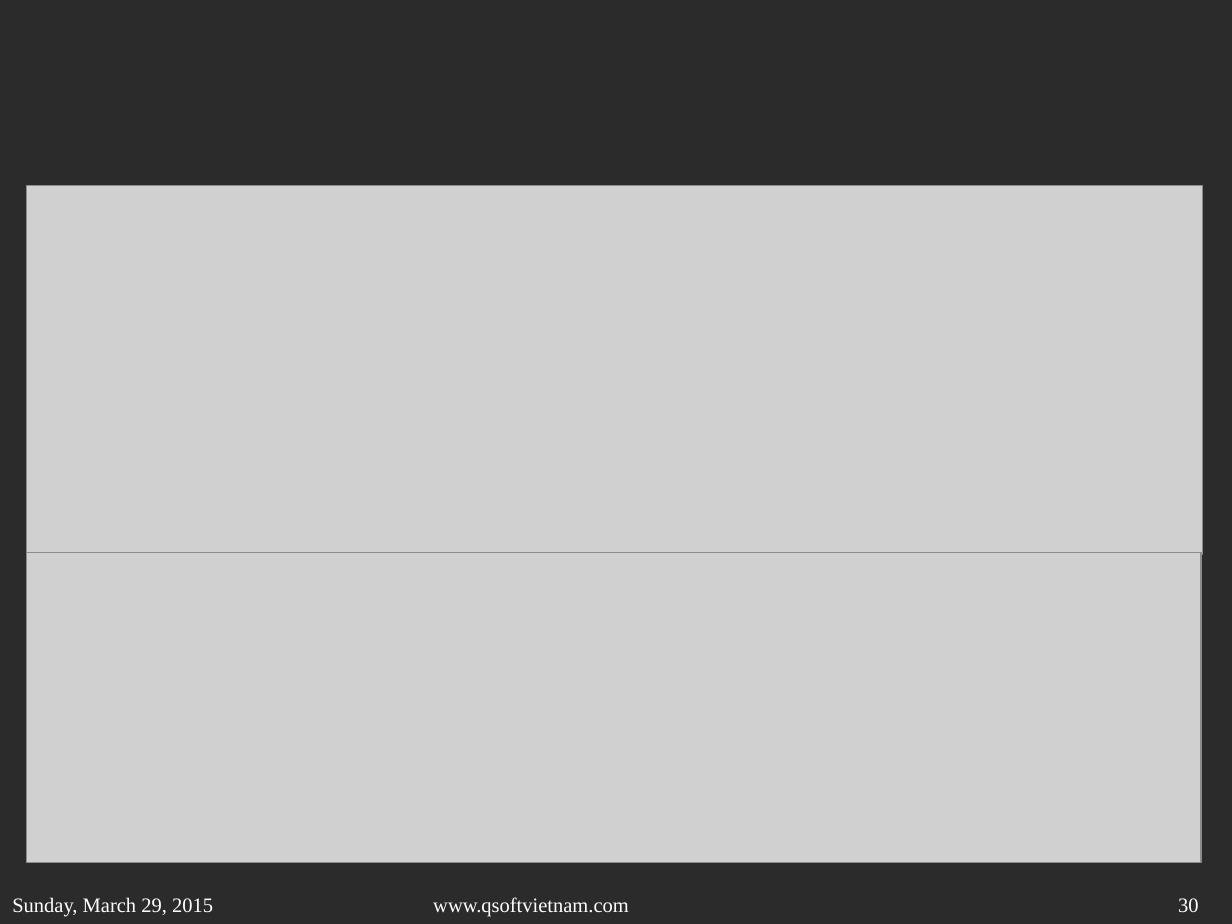
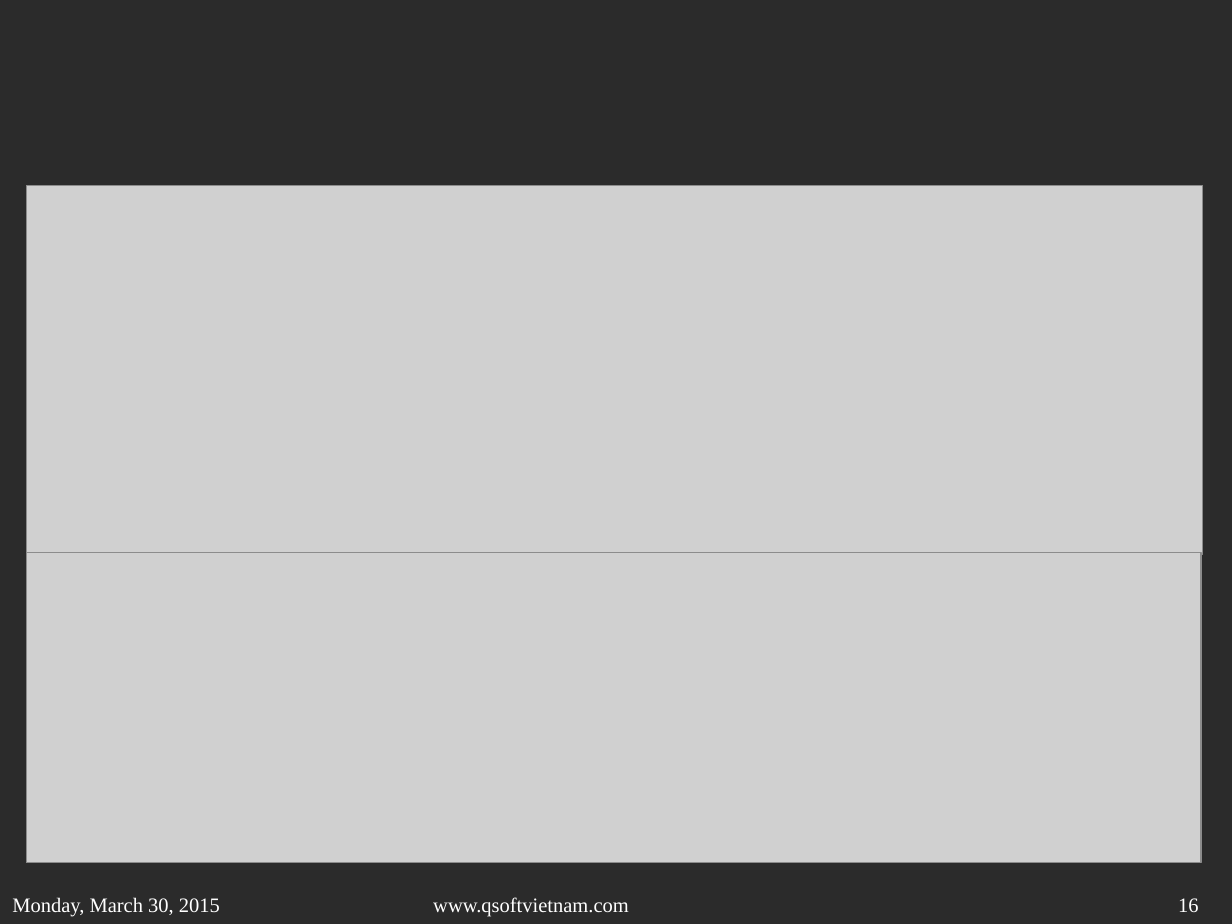
Before and after one commit to sonvq-qsoftvn/htmltraining, a slide deck: slide 16 of QSoftVietnam_SlideTemplate2014- Sonvq.pptx (slide 30 before the commit). Drawn at 1232x924 pixels with LibreOffice and Linux fonts; fonts in the diff are those of the drawing; grey boxes stand for pictures; background and template pictures are left out; a plain dark background stands for a picture behind light text. Boxes give left, top, right and bottom in pixels: in the first picture for what was removed or moved away, otherwise in the second. Text is boxed around its words. In the diff, an @@ line names an element or a change of style, - is before the commit and + after.

```diff
--- a/QSoftVietnam_SlideTemplate2014- Sonvq.pptx
+++ b/QSoftVietnam_SlideTemplate2014- Sonvq.pptx
@@ text at (12, 897, 220, 917): text changed @@
-Sunday, March 29, 2015
+Monday, March 30, 2015
@@ page number at (1178, 898, 1198, 912): text changed @@
-30
+16
```
Also in this commit, not shown: 22 other slides changed, 1 slide added, 13 slides removed, 1 other file.
